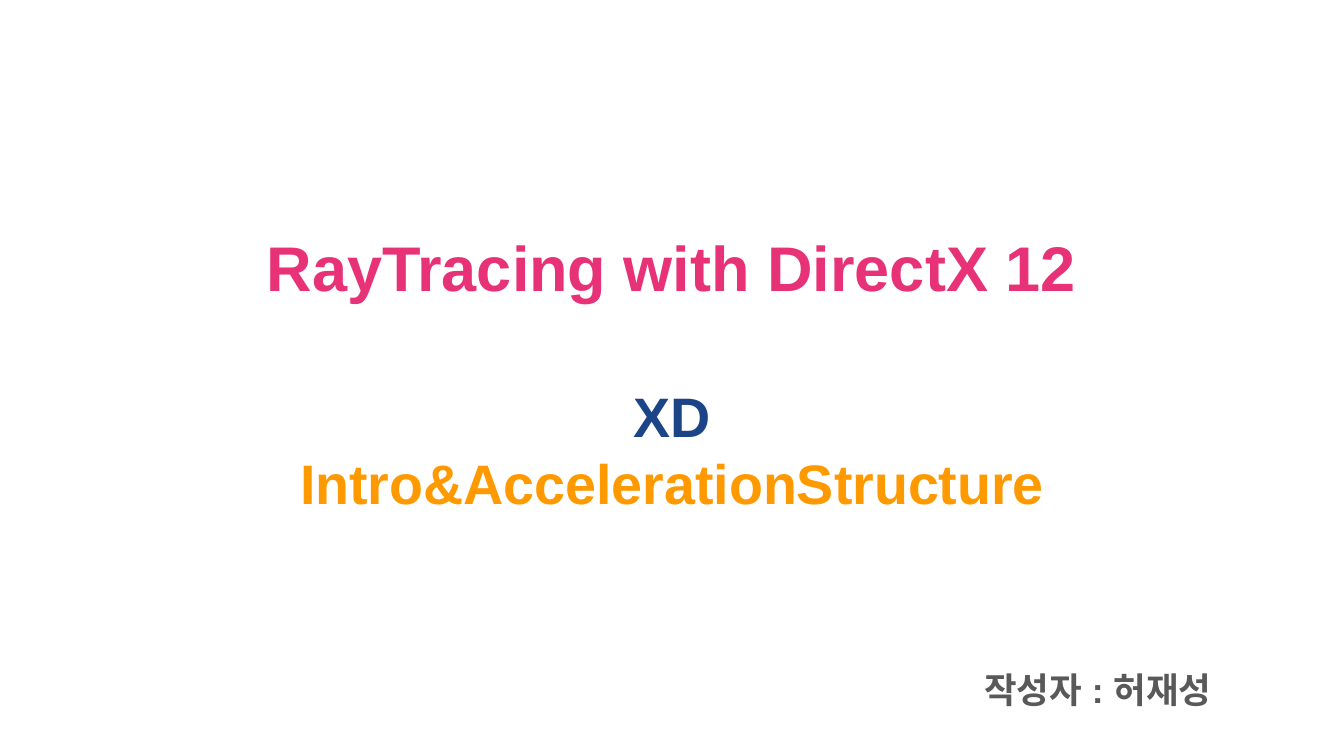
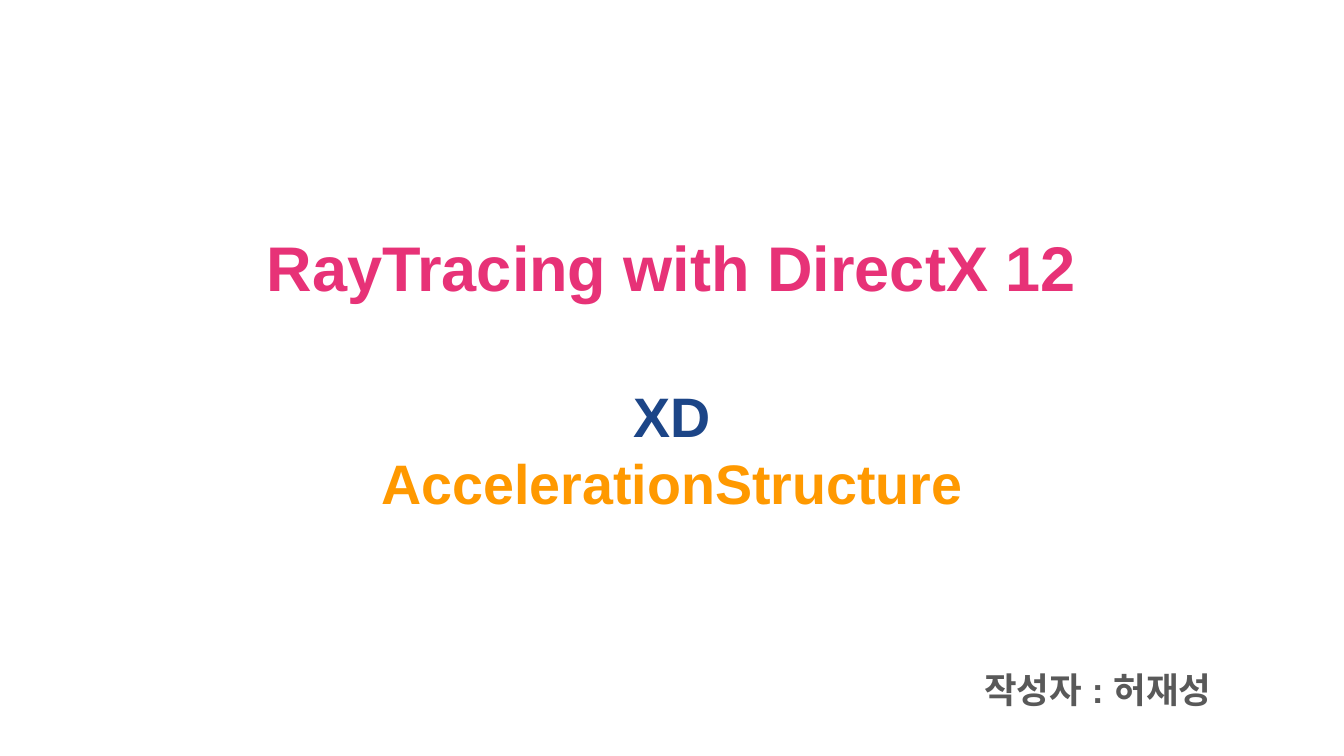
Before and after one commit to kiption/XD, a slide deck: slide 1 of Lab/Client/RayTracing with DirectX 12.pptx. Drawn at 1344x756 pixels with LibreOffice and Linux fonts; fonts in the diff are those of the drawing. Boxes give left, top, right and bottom in pixels: in the first picture for what was removed or moved away, otherwise in the second. Text is boxed around its words. In the diff, an @@ line names an element or a change of style, - is before the commit and + after.

```diff
--- a/Lab/Client/RayTracing with DirectX 12.pptx
+++ b/Lab/Client/RayTracing with DirectX 12.pptx
@@ title at (382,463,962,505): text changed @@
-Intro&AccelerationStructure
+AccelerationStructure
```
Also in this commit, not shown: 2 other slides changed, 10 slides added, 1 slide removed.
